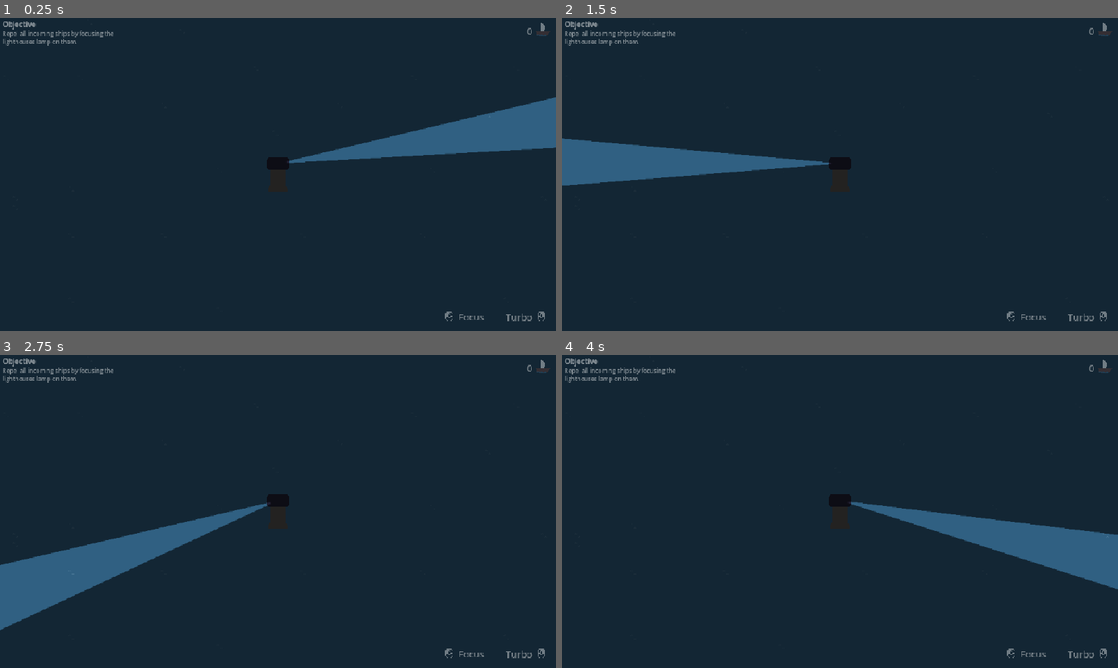
Above: before the commit, frames 1-4 (two rows, left to right).
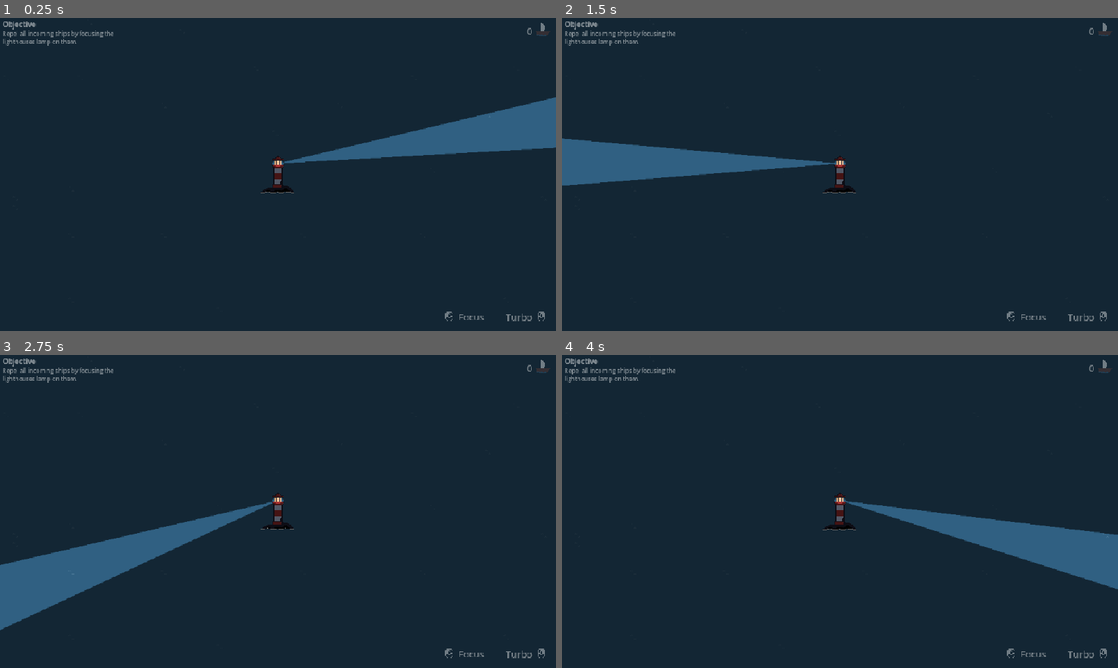
Above: after the commit, the same moments.

Repository: Luffiez/LudumDare59
Game: Godot game, scene res://Scenes/Levels/Game.tscn
Same seed, same stepped clock (60 frames per second), same inputs: the game is played once before the commit and once after it.
Inputs (mouse positions are in pixels of both pictures, inside the frame that each line leads up to):
- Up to frame 1 (0.25 s): no input
- Up to frame 2 (1.5 s): move the mouse to (962, 158) at 0.52 s; hold Right mouse button (speed) 0.53-1.28 s; move the mouse to (728, 190) at 1.27 s; right-click (728, 190) at 1.35 s
- Up to frame 3 (2.75 s): move the mouse to (333, 442) at 2.02 s; press the mouse at (333, 442) at 2.03 s; right-click (333, 442) at 2.3 s
- Up to frame 4 (4 s): tap Enter at 2.75 s; move the mouse to (812, 574) at 2.77 s; release the mouse at (812, 574) at 2.78 s; right-click (812, 574) at 2.85 s; move the mouse to (1006, 558) at 3.52 s; hold Right mouse button (speed) from 3.53 s (still down)

The runs differ from the first frame. In frame 1, 0.3% of the frame differs, in the area x 46-53%, y 44-56%; in frame 2, 0.3%, in the area x 33-53%, y 43-56%; in frame 3, 0.3%; in frame 4, 0.3%.

Commit message:
lighthouse visuals

Diff:
--- a/ludum-dare-59/Scenes/Lighthouse.tscn
+++ b/ludum-dare-59/Scenes/Lighthouse.tscn
@@ -1,19 +1,44 @@
 [gd_scene format=3 uid="uid://cqb7xx4e831jb"]
 
 [ext_resource type="Script" uid="uid://qcr4gf36a3sp" path="res://Scripts/Lighthouse.gd" id="1_uwk5y"]
-[ext_resource type="Texture2D" uid="uid://bk2pcojia61hj" path="res://sprites/lighthouse.png" id="2_u74n1"]
+[ext_resource type="Texture2D" uid="uid://dft5it1256iui" path="res://sprites/lighthouse-sheet.png" id="2_lf2i3"]
 [ext_resource type="Script" uid="uid://s8uygjvdgb1d" path="res://Scripts/LighthouseDarkness.gd" id="3_1jr6b"]
 [ext_resource type="Script" uid="uid://c341fvmfppxhk" path="res://Scripts/Light.gd" id="4_lf2i3"]
+
+[sub_resource type="AtlasTexture" id="AtlasTexture_wknik"]
+atlas = ExtResource("2_lf2i3")
+region = Rect2(0, 0, 64, 64)
+
+[sub_resource type="AtlasTexture" id="AtlasTexture_bdxl1"]
+atlas = ExtResource("2_lf2i3")
+region = Rect2(64, 0, 64, 64)
+
+[sub_resource type="SpriteFrames" id="SpriteFrames_m2fn1"]
+animations = [{
+"frames": [{
+"duration": 1.0,
+"texture": SubResource("AtlasTexture_wknik")
+}, {
+"duration": 1.0,
+"texture": SubResource("AtlasTexture_bdxl1")
+}],
+"loop": true,
+"name": &"idle",
+"speed": 1.0
+}]
 
 [sub_resource type="CircleShape2D" id="CircleShape2D_lf2i3"]
 radius = 15.0
 
-[node name="Lighthouse" type="Node2D" unique_id=581975050 node_paths=PackedStringArray("light")]
+[node name="Lighthouse" type="Node2D" unique_id=581975050 node_paths=PackedStringArray("light", "anim")]
 script = ExtResource("1_uwk5y")
 light = NodePath("Light")
+anim = NodePath("AnimatedSprite2D")
 
-[node name="Sprite2D" type="Sprite2D" parent="." unique_id=776151876]
-texture = ExtResource("2_u74n1")
+[node name="AnimatedSprite2D" type="AnimatedSprite2D" parent="." unique_id=1365796544]
+sprite_frames = SubResource("SpriteFrames_m2fn1")
+animation = &"idle"
+frame_progress = 0.5862376
 script = ExtResource("3_1jr6b")
 
 [node name="Light" type="Node2D" parent="." unique_id=205062943]
@@ -24,6 +49,7 @@
 rotation_speed_boosted = -3.0
 
 [node name="Area2D" type="Area2D" parent="." unique_id=206081430]
+visible = false
 position = Vector2(0, 14.97)
 
 [node name="CollisionShape2D" type="CollisionShape2D" parent="Area2D" unique_id=1182416773]
--- a/ludum-dare-59/Scripts/Light.gd
+++ b/ludum-dare-59/Scripts/Light.gd
@@ -17,7 +17,7 @@
 	Darkness.register_revealer(self, DarknessManager.Shape.CONE, {
 		"length": cone_length,
 		"angle": cone_angle,
-		"start_radius": 15
+		"start_radius": 5
 	})
 
 func _process(delta):
--- a/ludum-dare-59/Scripts/Lighthouse.gd
+++ b/ludum-dare-59/Scripts/Lighthouse.gd
@@ -3,6 +3,11 @@
 extends Node2D
 
 @export var light: Light
+@export var anim: AnimatedSprite2D
+
 signal on_game_over()
 
 var game_over:= false
+
+func _ready() -> void:
+	anim.play("idle")
--- a/ludum-dare-59/Scripts/LighthouseDarkness.gd
+++ b/ludum-dare-59/Scripts/LighthouseDarkness.gd
@@ -1,4 +1,4 @@
-extends Sprite2D
+extends AnimatedSprite2D
 
 var _mat: ShaderMaterial
 
--- a/ludum-dare-59/Scripts/MaskRenderer.gd
+++ b/ludum-dare-59/Scripts/MaskRenderer.gd
@@ -52,5 +52,5 @@
 	for i in range(steps, -1, -1):
 		var angle = direction - cone_angle / 2.0 + (cone_angle / steps) * i
 		points.append(pos + Vector2(cos(angle), sin(angle)) * scaled_length)
-
+	draw_circle(pos, 5, Color(1, 1, 1))
 	draw_polygon(points, [Color(1, 1, 1)])
--- a/ludum-dare-59/project.godot
+++ b/ludum-dare-59/project.godot
@@ -13,7 +13,7 @@
 config/name="LudumDare59"
 run/main_scene="uid://ce1i6fqv4rw1j"
 config/features=PackedStringArray("4.6", "Forward Plus")
-config/icon="uid://1et03mbf5sax"
+config/icon="uid://cxwh0vkufox54"
 
 [audio]
 
Binary file added: ludum-dare-59/sprites/icon.png
Not shown, added: ludum-dare-59/sprites/icon.png.import
Binary file added: ludum-dare-59/sprites/lighthouse-sheet.png
Not shown, added: ludum-dare-59/sprites/lighthouse-sheet.png.import
